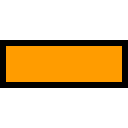
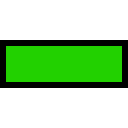
Revision of a layered 128px x 128px image; what changed, layer by layer:
pixels changed over [6, 46, 122, 82] (layer not identified)
